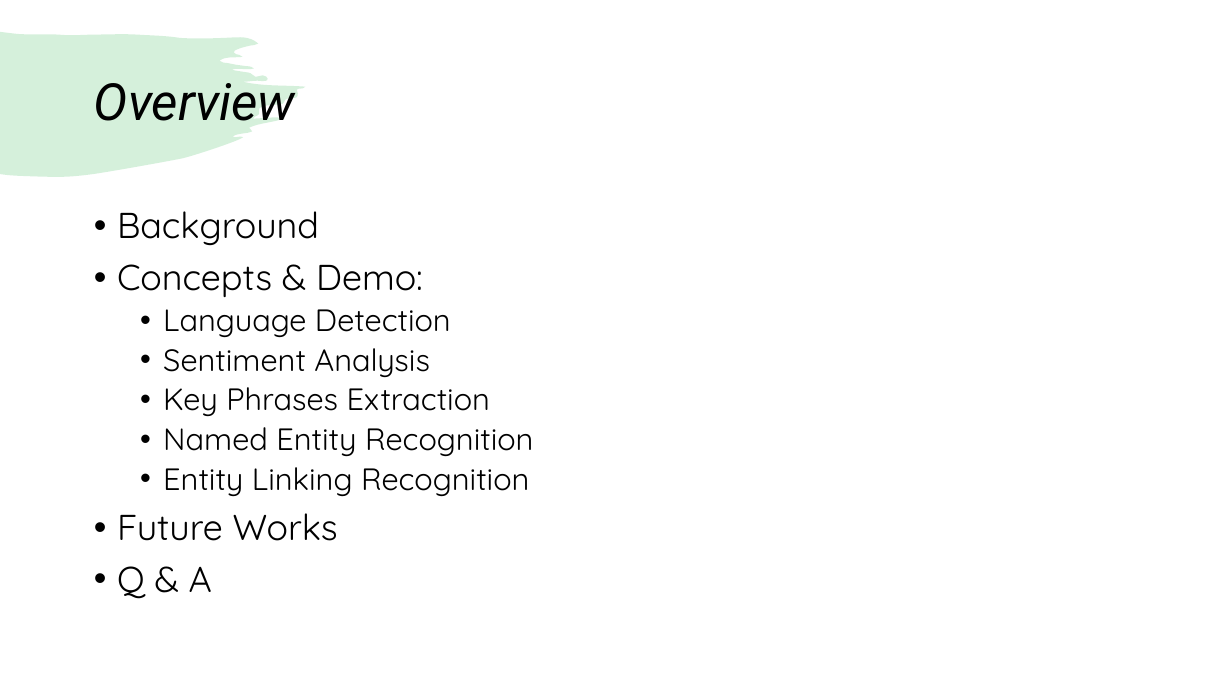
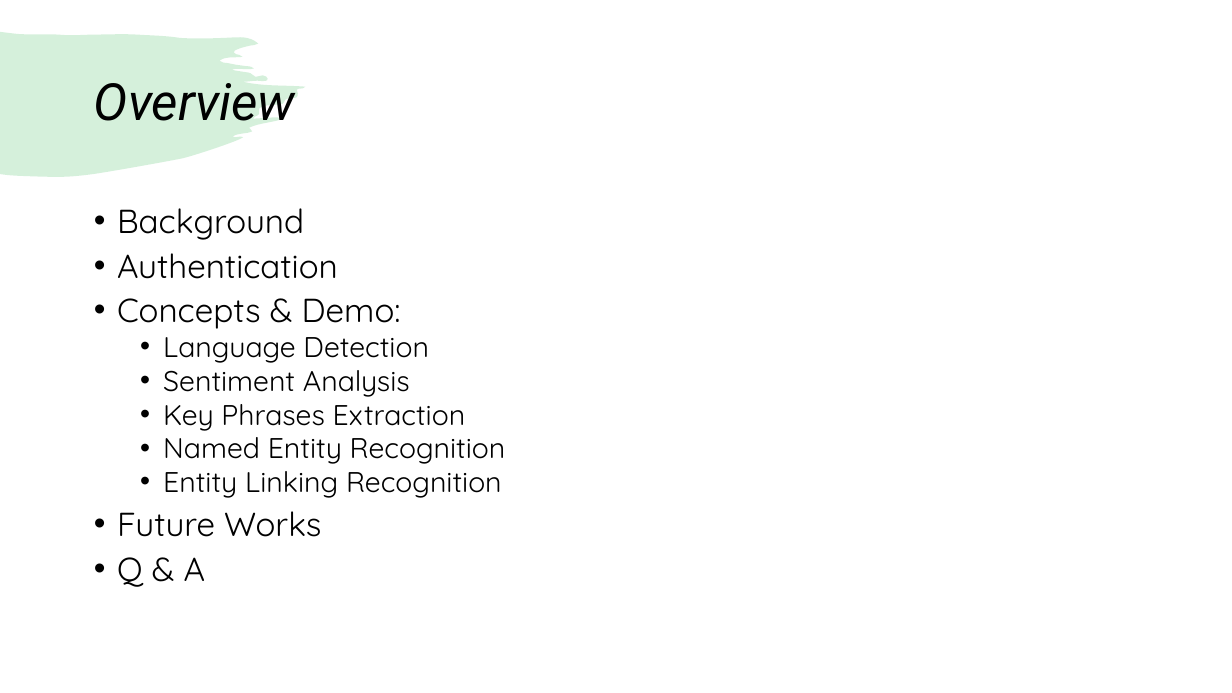
Before and after one commit to mssfang/TextAnalyticsDemo, a slide deck: slide 2 of Text Analytics SDK.pptm. Drawn at 1232x693 pixels with LibreOffice and Linux fonts; fonts in the diff are those of the drawing. Boxes give left, top, right and bottom in pixels: in the first picture for what was removed or moved away, otherwise in the second. Text is boxed around its words. In the diff, an @@ line names an element or a change of style, - is before the commit and + after.

```diff
--- a/Text Analytics SDK.pptm
+++ b/Text Analytics SDK.pptm
@@ text at (117, 208, 506, 587): size 28 to 25.9 pt in "Background", "Concepts & Demo:", "Future Works", "Q & A"; size 24 to 22.2 pt in "Language Detection", "Sentiment Analysis", "Key Phrases Extraction", "Named Entity Recognition" and 1 more places; line spacing 0.9 to 0.8 @@
@@ text at (117, 253, 338, 279): paragraph added @@
+• Authentication
```
Also in this commit, not shown: 6 other slides changed, 1 slide added, 1 other file.
